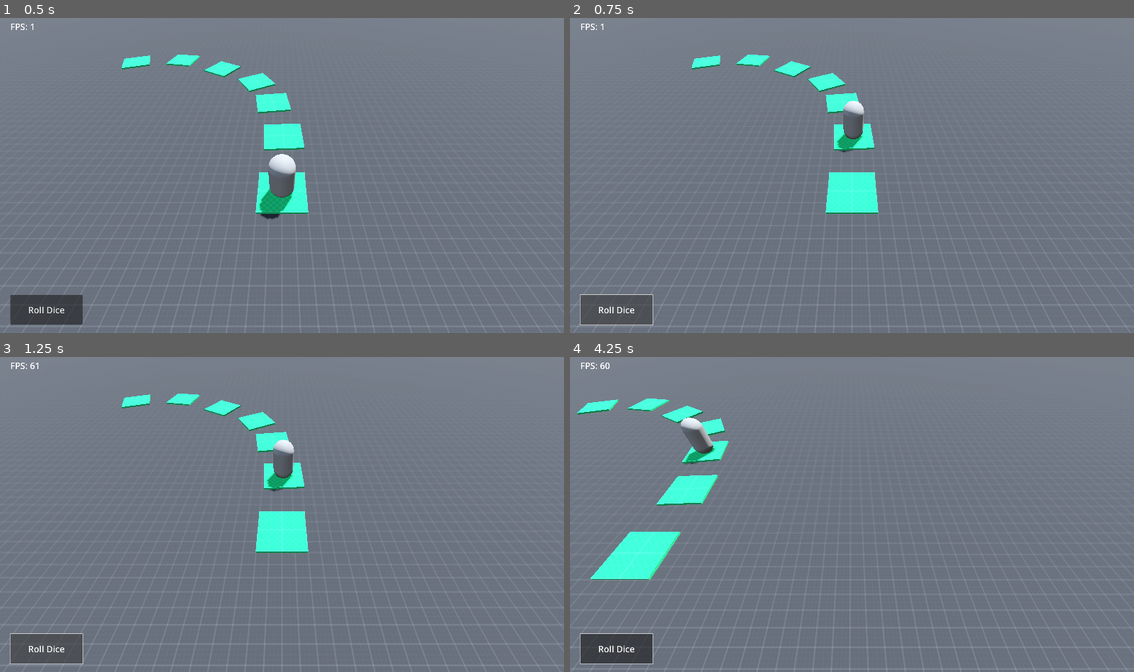
Above: before the commit, frames 1-4 (two rows, left to right).
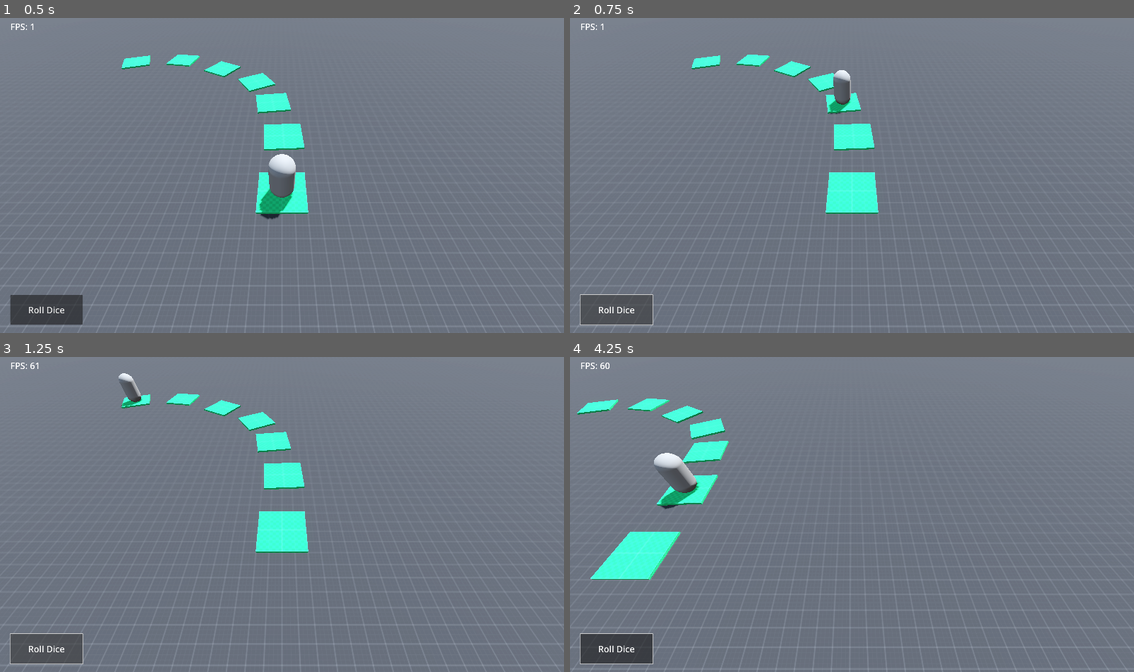
Above: after the commit, the same moments.

Repository: ermaolaoye/rich-godot
Game: Godot game, scene res://scenes/test_scenes/test_scene.tscn
Same seed, same stepped clock (60 frames per second), same inputs: the game is played once before the commit and once after it.
Inputs (mouse positions are in pixels of both pictures, inside the frame that each line leads up to):
- Up to frame 1 (0.5 s): no input
- Up to frame 2 (0.75 s): click "Roll Dice" at 0.5 s
- Up to frame 3 (1.25 s): no input
- Up to frame 4 (4.25 s): click "Roll Dice" at 1.25 s; click "Roll Dice" at 2 s; move the mouse to (976, 498) at 2.77 s; press the mouse at (976, 498) at 2.78 s; tap Enter at 3.5 s; move the mouse to (739, 530) at 3.52 s; release the mouse at (739, 530) at 3.53 s; click (739, 530) at 3.6 s

Frame 1 is identical in both runs. In frame 2, 0.9% of the frame differs, in the area x 45-53%, y 16-43%; in frame 3, 0.7%; in frame 4, 1.2%, in the area x 14-26%, y 19-49%.

Commit message:
Updated some class

Diff:
--- /dev/null
+++ b/Estate.gd
@@ -0,0 +1,15 @@
+class_name Estate
+
+extends Node
+
+var estate_id: int
+var estate_level: int
+
+var base_price: int
+# Called when the node enters the scene tree for the first time.
+func _ready():
+	pass # Replace with function body.
+
+# Called every frame. 'delta' is the elapsed time since the previous frame.
+func _process(delta):
+	pass
--- a/scenes/test_scenes/test_scene.tscn
+++ b/scenes/test_scenes/test_scene.tscn
@@ -2,7 +2,7 @@
 
 [ext_resource type="Texture2D" uid="uid://c724bvaktfafq" path="res://addons/kenney_prototype_textures/dark/texture_01.png" id="1_xsrk0"]
 [ext_resource type="PackedScene" uid="uid://ktv2bknvm55i" path="res://scenes/character.tscn" id="2_8ttki"]
-[ext_resource type="Script" path="res://scripts/Character.gd" id="3_4yc74"]
+[ext_resource type="Script" path="res://scripts/RichPlayer.gd" id="3_4yc74"]
 [ext_resource type="PackedScene" uid="uid://dq8lln3q63d4f" path="res://scenes/map_tile.tscn" id="3_lo5yq"]
 [ext_resource type="Script" path="res://scripts/MapTile.gd" id="4_4d8gx"]
 [ext_resource type="Script" path="res://scripts/SceneCamera.gd" id="4_ii5c4"]
--- a/scripts/Character.gd
+++ b/scripts/RichPlayer.gd
@@ -1,9 +1,11 @@
-class_name Character
+class_name RichCharacter
 
 extends AnimatableBody3D
 
 var current_tile: MapTile
 var player_dice: Dice = Dice.new()
+var player_money: int = 0
+var player_estates: Estate # id of the estates player currently owned
 
 # Called when the node enters the scene tree for the first time.
 func _ready():
@@ -20,4 +22,4 @@
 		position = next_tile.position
 		current_tile = next_tile
 		step -= 1
-		await get_tree().create_timer(1).timeout # Delay 1s
+		await get_tree().create_timer(0.1).timeout # Delay 1s
--- a/scripts/ui/RollButton.gd
+++ b/scripts/ui/RollButton.gd
@@ -1,7 +1,7 @@
 extends Button
 
 var rng = RandomNumberGenerator.new()
-var current_player: Character
+var current_player: RichCharacter
 var current_camera: RichCamera
 
 func _ready():
